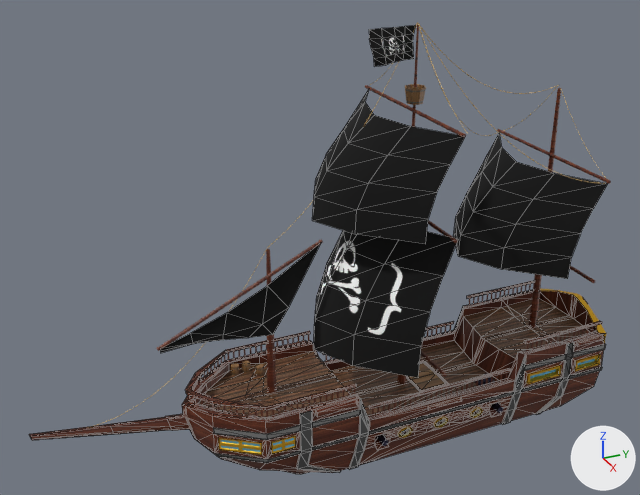
The glTF model public/models/shipnew.glb: old version first, new version second.
One viewpoint serves both versions: a 50 mm lens placed at (11.9, -7.1, 9.79), pointed at (-0.28, -1.62, 3.7). The lights are fixed; the arrows at lower right show +X, +Y and +Z. Mesh edges are drawn as thin lines on the coarser meshes. Vertices at the same position are counted once.
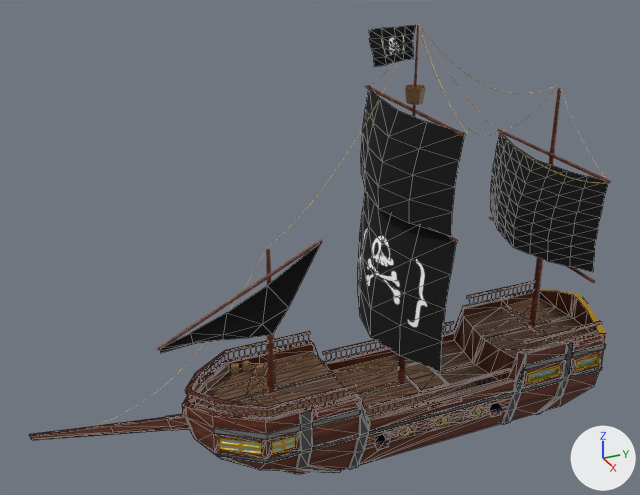
Where the newer file only moved an object's origin or applied its transform, the numbers keep the older frame.

What differs and where, as boxes [x1, y1, x2, y2] in the pictures (640 x 495 px):
'Plane.001', reshaped
    before: [313, 231, 458, 378]
    after: [358, 192, 456, 373]
'Plane', reshaped (31% narrower)
    before: [312, 90, 464, 244]
    after: [361, 89, 465, 237]
'Plane.002', reshaped, moved, turned, rescaled
    before: [453, 134, 607, 279]
    after: [491, 132, 608, 272]
part 3 of me_plane_003, added (black)
    after: [491, 132, 608, 272]
part 4 of me_plane_003, deleted (black)
    before: [453, 134, 607, 279]

The change, as a list of edits to the scene's bpy script:
```text
Change me_plane:
    used by ob_plane; location = (0.0, 0.0, 0.0)
    remove me_plane.from_pydata(...)  # 25 vertices, 32 faces; spans x -1.52..1.52, y -1.88..-0.13, z 4.33..5.93
    add me_plane.from_pydata(...)  # 25 vertices, 32 faces; spans x -1.52..1.52, y -0.71..-0.14, z 4.34..5.98
    me_plane part 1: 25 of 25 vertices moved; they spanned x -1.52..1.52, y -1.88..-0.13, z 4.33..5.93 and now span x -1.52..1.52, y -0.71..-0.14, z 4.34..5.98; mean shift (0.0, 0.56, 0.03); largest move (0.0, -1.88, 4.33) -> (0.0, -0.69, 4.34)
Change me_plane_002:
    used by ob_plane_001; location = (0.0, 0.0, 0.0)
    remove me_plane_002.from_pydata(...)  # 25 vertices, 32 faces; spans x -1.49..1.52, y -1.88..-0.13, z 1.98..4.3
    add me_plane_002.from_pydata(...)  # 25 vertices, 32 faces; spans x -1.49..1.52, y -0.79..-0.15, z 1.94..4.3
    me_plane_002 part 2: 25 of 25 vertices moved; they spanned x -1.49..1.52, y -1.88..-0.13, z 1.98..4.3 and now span x -1.49..1.52, y -0.79..-0.15, z 1.94..4.3; mean shift (0.0, 0.51, -0.01); largest move (0.01, -1.88, 1.98) -> (0.01, -0.78, 1.94)
Change me_plane_003:
    used by ob_plane_002; location = (0.0, 0.0, 0.0)
    remove me_plane_003.from_pydata(...)  # 25 vertices, 32 faces; spans x -1.52..1.52, y 0.91..2.66, z 3.18..4.77
    add me_plane_003.from_pydata(...)  # 81 vertices, 128 faces; spans x -1.52..1.52, y -1.74..0.0, z -1.6..0.0
    me_plane_003 part 3: 81 vertices added at x -1.52..1.52, y -1.74..0.0, z -1.6..0.0
    me_plane_003 part 4: 25 vertices removed from x -1.52..1.52, y 0.91..2.66, z 3.18..4.77
Change ob_plane_002:
    ob_plane_002.location: (0.0, 0.0, 0.0) -> (0.0, 2.67, 4.8)
    ob_plane_002.rotation_euler: (0.0, 0.0, 0.0) -> (0.135, 0.0, 0.0)  # degrees (0, 0, 0) -> degrees (7.7, 0, 0)
    ob_plane_002.scale: (1.0, 1.0, 1.0) -> (1.0, 0.456, 1.0)
```
